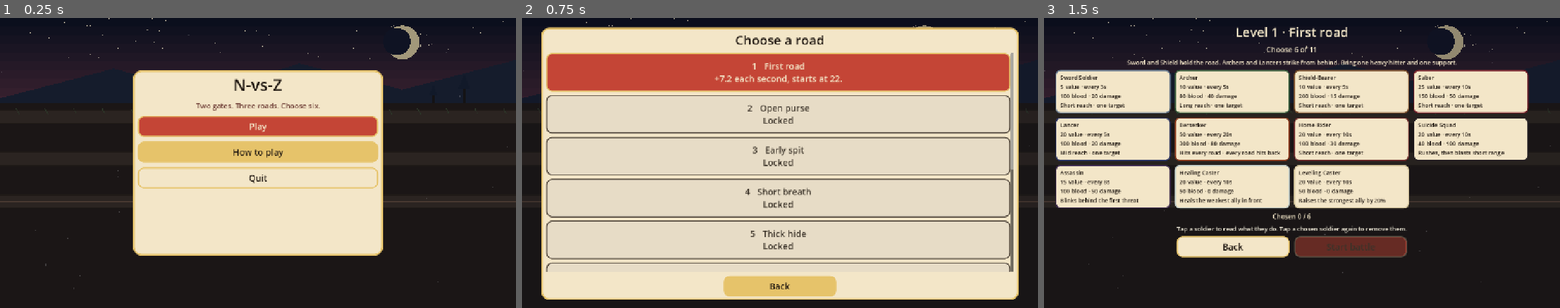
Above: before the commit, frames 1-3 (left to right).
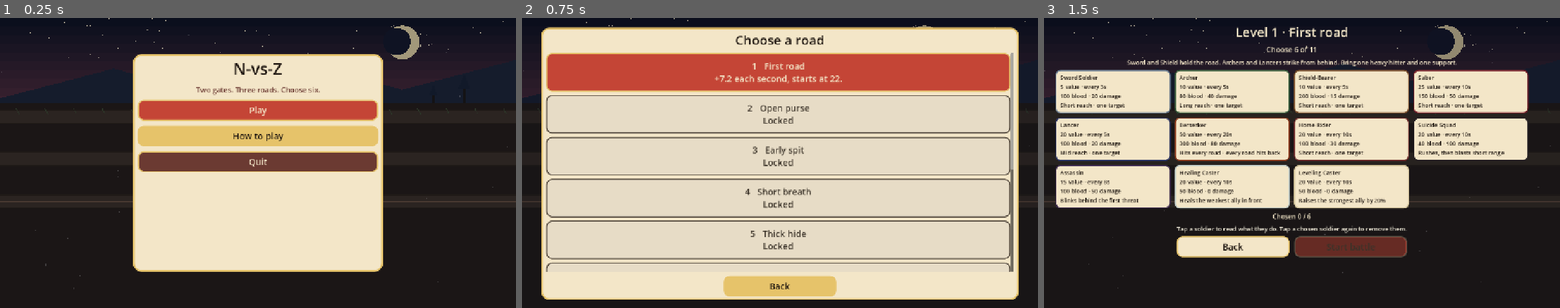
Above: after the commit, the same moments.

Repository: thomakhy025-code/n-vs-z
Game: Godot game, scene res://scenes/main.tscn
The game is run twice, just before and just after one commit, with the same random seed, the same clock (stepped at 60 frames per second) and the same inputs.
Inputs:
- Up to frame 1 (0.25 s): no input
- Up to frame 2 (0.75 s): click "Play" at 0.5 s
- Up to frame 3 (1.5 s): click "1 First road +7.2 each second…" at 1.25 s

The runs differ from the first frame. In frame 1, 17% of the frame differs, in the area x 25-75%, y 12-88%; in frame 2, nothing differs; in frame 3, nothing differs.

Commit message:
Let a win go straight into the next road.
The title also offers that road, so finishing a level no longer leaves you on a screen with no way forward.

Co-authored-by: Cursor <cursoragent@cursor.com>

Diff:
--- a/scripts/battle.gd
+++ b/scripts/battle.gd
@@ -674,11 +674,13 @@
 		else:
 			var nxt: Dictionary = Levels.level(level_no + 1)
 			body = "Level %d, %s, is open." % [int(nxt["index"]), str(nxt["name"])]
-	end_layer = _overlay(title, body, [
-		{"text": "Rematch", "color": Color("c44536"), "call": Callable(get_parent(), "rematch")},
-		{"text": "Change the six", "color": Color("e6c36a"), "call": Callable(get_parent(), "change_squad")},
-		{"text": "Title", "color": Color("f3e6c8"), "call": Callable(get_parent(), "show_title")},
-	])
+	var actions: Array = []
+	if won and level_no < Levels.count():
+		actions.append({"text": "Next level", "color": Color("c44536"), "call": Callable(get_parent(), "next_level")})
+	actions.append({"text": "Rematch", "color": Color("e6c36a"), "call": Callable(get_parent(), "rematch")})
+	actions.append({"text": "Change the six", "color": Color("d7c4a3"), "call": Callable(get_parent(), "change_squad")})
+	actions.append({"text": "Title", "color": Color("f7f1df"), "call": Callable(get_parent(), "show_title")})
+	end_layer = _overlay(title, body, actions)
 	layer.add_child(end_layer)
 
 
@@ -717,32 +719,49 @@
 	dim.set_anchors_preset(Control.PRESET_FULL_RECT)
 	dim.mouse_filter = Control.MOUSE_FILTER_IGNORE
 	root.add_child(dim)
+	var margin := MarginContainer.new()
+	margin.set_anchors_preset(Control.PRESET_FULL_RECT)
+	margin.mouse_filter = Control.MOUSE_FILTER_IGNORE
+	margin.add_theme_constant_override("margin_left", 340)
+	margin.add_theme_constant_override("margin_right", 340)
+	margin.add_theme_constant_override("margin_top", 64)
+	margin.add_theme_constant_override("margin_bottom", 40)
+	root.add_child(margin)
 	var panel := PanelContainer.new()
-	panel.set_anchors_preset(Control.PRESET_CENTER)
-	panel.offset_left = -270
-	panel.offset_right = 270
-	panel.offset_top = -180
-	panel.offset_bottom = 190
+	panel.size_flags_horizontal = Control.SIZE_EXPAND_FILL
+	panel.size_flags_vertical = Control.SIZE_EXPAND_FILL
+	panel.clip_contents = true
 	panel.add_theme_stylebox_override("panel", UiSkin.panel(Color("f3e6c8"), Color("e6c36a"), 18, 4))
-	root.add_child(panel)
+	margin.add_child(panel)
 	var box := VBoxContainer.new()
 	box.add_theme_constant_override("separation", 10)
+	box.size_flags_horizontal = Control.SIZE_EXPAND_FILL
+	box.size_flags_vertical = Control.SIZE_EXPAND_FILL
 	panel.add_child(box)
 	var heading := UiSkin.label(title, 32, Color("1c140e"))
 	heading.horizontal_alignment = HORIZONTAL_ALIGNMENT_CENTER
 	heading.autowrap_mode = TextServer.AUTOWRAP_WORD
+	heading.mouse_filter = Control.MOUSE_FILTER_IGNORE
 	box.add_child(heading)
+	var scroll := ScrollContainer.new()
+	scroll.size_flags_horizontal = Control.SIZE_EXPAND_FILL
+	scroll.size_flags_vertical = Control.SIZE_EXPAND_FILL
+	scroll.horizontal_scroll_mode = ScrollContainer.SCROLL_MODE_DISABLED
+	box.add_child(scroll)
 	var copy := UiSkin.label(body, 18, Color("3a2a22"))
 	copy.horizontal_alignment = HORIZONTAL_ALIGNMENT_CENTER
-	copy.autowrap_mode = TextServer.AUTOWRAP_WORD
-	copy.custom_minimum_size = Vector2(480, 64)
-	box.add_child(copy)
+	copy.autowrap_mode = TextServer.AUTOWRAP_WORD_SMART
+	copy.mouse_filter = Control.MOUSE_FILTER_IGNORE
+	copy.size_flags_horizontal = Control.SIZE_EXPAND_FILL
+	scroll.add_child(copy)
 	for spec in buttons:
 		var btn := Button.new()
 		btn.text = str(spec["text"])
-		btn.custom_minimum_size = Vector2(240, 46)
+		btn.custom_minimum_size = Vector2(280, 48)
+		btn.size_flags_horizontal = Control.SIZE_SHRINK_CENTER
 		UiSkin.apply(btn, spec["color"], 20, _ink(spec["color"]))
-		btn.pressed.connect(spec["call"])
+		var action: Callable = spec["call"]
+		btn.pressed.connect(action)
 		box.add_child(btn)
 	return root
 
--- a/scripts/main.gd
+++ b/scripts/main.gd
@@ -31,6 +31,7 @@
 var start_button: Button
 var last_id: String = ""
 var unlocked: int = 1
+var cleared: int = 0
 var chosen_level: int = 1
 var screen: String = "menu"
 
@@ -45,6 +46,8 @@
 		_layout_check()
 	elif _has_arg("--unlock-check"):
 		_unlock_check()
+	elif _has_arg("--win-check"):
+		_win_check()
 	elif _has_arg("--shot"):
 		_shot_flow()
 	elif _has_arg("--sim-cheap"):
@@ -137,8 +140,8 @@
 	panel.set_anchors_preset(Control.PRESET_CENTER)
 	panel.offset_left = -310
 	panel.offset_right = 310
-	panel.offset_top = -230
-	panel.offset_bottom = 230
+	panel.offset_top = -270
+	panel.offset_bottom = 270
 	panel.add_theme_stylebox_override("panel", UiSkin.panel(Color("f3e6c8"), Color("e6c36a"), 20, 4))
 	root.add_child(panel)
 	var box := VBoxContainer.new()
@@ -146,13 +149,21 @@
 	panel.add_child(box)
 	var title := UiSkin.label("N-vs-Z", 40, Color("1c140e"))
 	title.horizontal_alignment = HORIZONTAL_ALIGNMENT_CENTER
+	title.mouse_filter = Control.MOUSE_FILTER_IGNORE
 	box.add_child(title)
 	var sub := UiSkin.label("Two gates. Three roads. Choose six.", 18, Color("6b3a32"))
 	sub.horizontal_alignment = HORIZONTAL_ALIGNMENT_CENTER
+	sub.mouse_filter = Control.MOUSE_FILTER_IGNORE
 	box.add_child(sub)
-	box.add_child(_menu_button("Play", Color("c44536"), _show_levels))
+	var nxt := _next_index()
+	if nxt >= 1:
+		var road: Dictionary = Levels.level(nxt)
+		box.add_child(_menu_button("Next level · %s" % str(road["name"]), Color("c44536"), next_level))
+		box.add_child(_menu_button("Choose a road", Color("e6c36a"), _show_levels))
+	else:
+		box.add_child(_menu_button("Play", Color("c44536"), _show_levels))
 	box.add_child(_menu_button("How to play", Color("e6c36a"), _show_how))
-	box.add_child(_menu_button("Quit", Color("f3e6c8"), func() -> void: get_tree().quit()))
+	box.add_child(_menu_button("Quit", Color("6b3a32"), func() -> void: get_tree().quit()))
 
 
 func _show_how() -> void:
@@ -436,9 +447,7 @@
 	screen = "battle"
 	loadout = chosen.duplicate()
 	_clear_screens()
-	for child in get_children():
-		if child.get_script() == BattleScript:
-			child.queue_free()
+	_drop_battle()
 	var battle = BattleScript.new()
 	add_child(battle)
 	battle.start(loadout, mode, chosen_level)
@@ -451,39 +460,77 @@
 
 func change_squad() -> void:
 	Engine.time_scale = 1.0
+	_drop_battle()
+	_show_select()
+
+
+func show_title() -> void:
+	Engine.time_scale = 1.0
+	_drop_battle()
+	_show_menu()
+
+
+func next_level() -> void:
+	Engine.time_scale = 1.0
+	var nxt := _next_index()
+	if nxt < 1:
+		show_title()
+		return
+	chosen_level = nxt
+	if loadout.size() == 6:
+		_start_battle(loadout, "", nxt)
+	else:
+		_drop_battle()
+		_show_select()
+
+
+func _drop_battle() -> void:
+	var doomed: Array = []
 	for child in get_children():
 		if child.get_script() == BattleScript:
-			child.queue_free()
-	_show_select()
-
-
-func show_title() -> void:
-	Engine.time_scale = 1.0
-	for child in get_children():
-		if child.get_script() == BattleScript:
-			child.queue_free()
-	_show_menu()
+			doomed.append(child)
+	for child in doomed:
+		remove_child(child)
+		child.queue_free()
+
+
+func _next_index() -> int:
+	if cleared < 1 or cleared >= Levels.count():
+		return 0
+	return cleared + 1
 
 
 func note_clear(level_index: int) -> void:
 	var opened := mini(Levels.count(), level_index + 1)
-	if opened <= unlocked:
-		return
-	unlocked = opened
-	_save_progress()
+	var changed := false
+	if level_index > cleared:
+		cleared = level_index
+		changed = true
+	if opened > unlocked:
+		unlocked = opened
+		changed = true
+	if changed:
+		_save_progress()
 
 
 func _load_progress() -> void:
 	unlocked = 1
+	cleared = 0
 	var cfg: ConfigFile = ConfigFile.new()
 	if cfg.load(SAVE_PATH) != OK:
 		return
 	unlocked = clampi(int(cfg.get_value("progress", "unlocked", 1)), 1, Levels.count())
+	var stored := int(cfg.get_value("progress", "cleared", -1))
+	if stored < 0:
+		cleared = maxi(0, unlocked - 1)
+	else:
+		cleared = clampi(stored, 0, Levels.count())
 
 
 func _save_progress() -> void:
 	var cfg: ConfigFile = ConfigFile.new()
 	cfg.set_value("progress", "unlocked", unlocked)
+	cfg.set_value("progress", "cleared", cleared)
 	cfg.save(SAVE_PATH)
 
 
@@ -564,6 +611,62 @@
 	get_tree().quit(0 if ok else 1)
 
 
+func _win_check() -> void:
+	get_window().size = Vector2i(1280, 720)
+	for _i in 2:
+		await get_tree().process_frame
+	unlocked = 5
+	cleared = 4
+	chosen_level = 5
+	_start_battle(["sword", "archer", "shield", "lancer", "berserker", "heal"], "", 5)
+	await get_tree().process_frame
+	var battle := _battle_node()
+	if battle == null:
+		print("WIN FAIL no battle")
+		get_tree().quit(1)
+		return
+	battle.call("on_gate_fallen", 1)
+	for _i in 4:
+		await get_tree().process_frame
+	var vp := get_viewport().get_visible_rect().size
+	var nxt := _button_named(self, "Next level")
+	var onscreen := false
+	if nxt != null:
+		var rect := nxt.get_global_rect()
+		onscreen = rect.position.y >= 0.0 and rect.end.y <= vp.y + 1.0 and rect.size.y > 20.0
+		print("WIN next=", rect, " vp=", vp, " cleared=", cleared, " unlocked=", unlocked)
+	var saved := cleared == 5 and unlocked == 6 and onscreen
+	next_level()
+	for _i in 3:
+		await get_tree().process_frame
+	var again := _battle_node()
+	var moved_level := -1
+	if again != null:
+		moved_level = int(again.get("level_no"))
+	var moved := moved_level == 6
+	print("WIN moved=", moved, " level=", moved_level)
+	show_title()
+	for _i in 4:
+		await get_tree().process_frame
+	vp = get_viewport().get_visible_rect().size
+	var title_btn := _button_named(self, "Next level · Rising curse")
+	var title_on := false
+	if title_btn != null:
+		var title_rect := title_btn.get_global_rect()
+		title_on = title_rect.position.y >= 0.0 and title_rect.end.y <= vp.y + 1.0 and title_rect.size.y > 20.0
+		print("TITLE next=", title_rect, " vp=", vp)
+	var ok := saved and moved and title_on
+	print("WIN ", "OK" if ok else "FAIL")
+	get_tree().quit(0 if ok else 1)
+
+
+func _battle_node() -> Node:
+	for child in get_children():
+		if child.get_script() == BattleScript:
+			return child
+	return null
+
+
 func _find_scroll(node: Node) -> ScrollContainer:
 	if node is ScrollContainer:
 		return node as ScrollContainer
Not shown, changed: docs/index.pck
